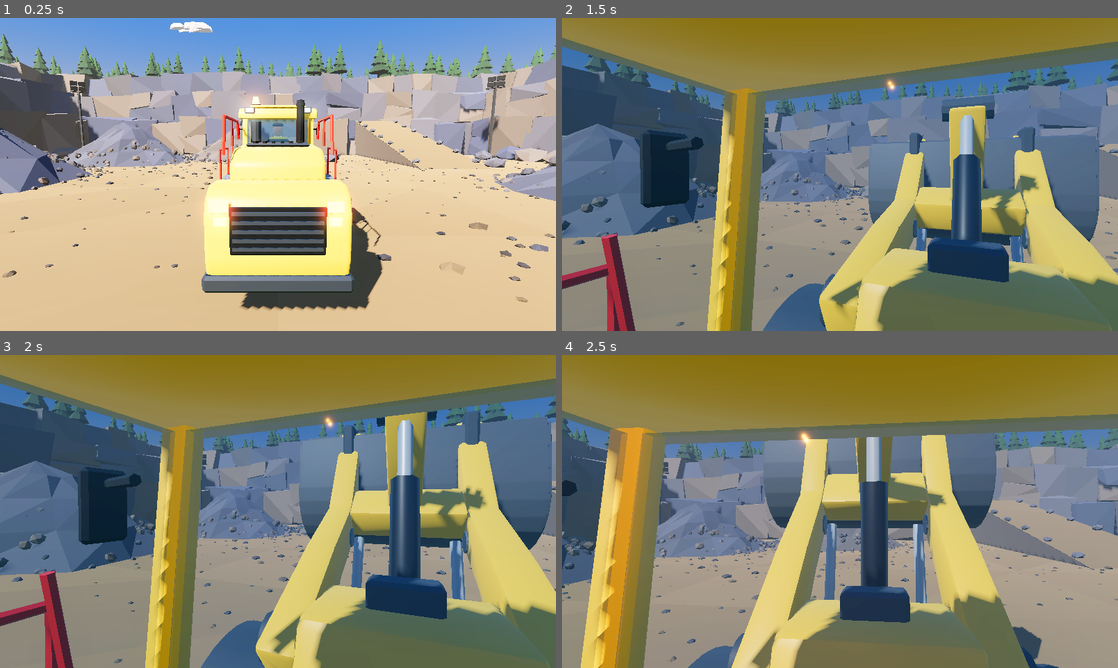
Above: before the commit, frames 1-4 (two rows, left to right).
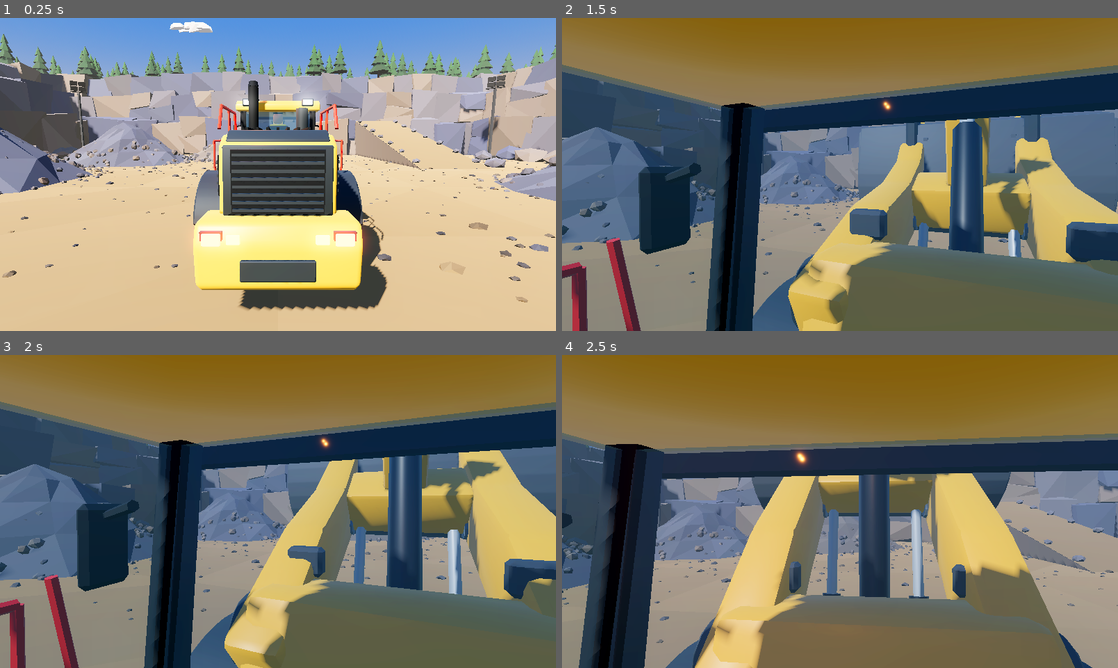
Above: after the commit, the same moments.

Repository: zooper/dirt-work
Game: Godot game, scene res://scenes/levels/quarry.tscn
The game is run twice, just before and just after one commit, with the same random seed, the same clock (stepped at 60 frames per second) and the same inputs.
Inputs (mouse positions are in pixels of both pictures, inside the frame that each line leads up to):
- Up to frame 1 (0.25 s): no input
- Up to frame 2 (1.5 s): tap Enter at 0.5 s; move the mouse to (867, 174) at 0.52 s; hold C (camera_switch) 0.53-1.28 s; hold J (lift_up) from 0.53 s (still down); move the mouse to (812, 174) at 1.27 s; tap Page Up (camera_zoom_in) at 1.35 s
- Up to frame 3 (2 s): keep holding J (lift_up)
- Up to frame 4 (2.5 s): keep holding J (lift_up); move the mouse to (851, 505) at 2.02 s; hold Page Down (camera_zoom_out) from 2.03 s (still down)

The runs differ from the first frame. In frame 1, 15% of the frame differs, in the area x 34-70%, y 20-94%; in frame 2, 44%; in frame 3, 45%, in the area x 0-100%, y 6-100%; in frame 4, 43%.

Commit message:
feat(vehicles): reshape DW-90 to concept proportions — 1.15 m wide earthmover tyres with chunky tread, deep-dish rims, single-beam boom with Z-bar, tall boxy hood, dark grille, heavy rear bumper, bigger bucket

Diff:
--- a/scenes/vehicles/wheel_loader.tscn
+++ b/scenes/vehicles/wheel_loader.tscn
@@ -65,9 +65,11 @@
 
 [node name="WheelLoader" type="CharacterBody3D"]
 script = ExtResource("1")
-wheel_radius = 1
-lift_min_deg = -22
+wheel_radius = 1.15
+lift_min_deg = -23
 lift_max_deg = 50
+hinge_to_front_axle = 1.75
+hinge_to_rear_axle = 1.75
 
 [node name="FrontShape" type="CollisionShape3D" parent="."]
 transform = Transform3D(1.000000, 0.000000, 0.000000, 0.000000, 1.000000, 0.000000, 0.000000, 0.000000, 1.000000, 0.000000, 0.700000, -1.500000)
@@ -86,45 +88,45 @@
 [node name="Model" parent="Chassis/FrontFrame" instance=ExtResource("10")]
 
 [node name="WheelFL" type="Node3D" parent="Chassis/FrontFrame"]
-transform = Transform3D(1.000000, 0.000000, 0.000000, 0.000000, 1.000000, 0.000000, 0.000000, 0.000000, 1.000000, -1.320000, 1.000000, -1.600000)
+transform = Transform3D(1.000000, 0.000000, 0.000000, 0.000000, 1.000000, 0.000000, 0.000000, 0.000000, 1.000000, -1.380000, 1.150000, -1.750000)
 
 [node name="Tire" parent="Chassis/FrontFrame/WheelFL" instance=ExtResource("14")]
 
 [node name="WheelFR" type="Node3D" parent="Chassis/FrontFrame"]
-transform = Transform3D(1.000000, 0.000000, 0.000000, 0.000000, 1.000000, 0.000000, 0.000000, 0.000000, 1.000000, 1.320000, 1.000000, -1.600000)
+transform = Transform3D(1.000000, 0.000000, 0.000000, 0.000000, 1.000000, 0.000000, 0.000000, 0.000000, 1.000000, 1.380000, 1.150000, -1.750000)
 
 [node name="Tire" parent="Chassis/FrontFrame/WheelFR" instance=ExtResource("14")]
 
 [node name="LiftRamBaseL" type="Marker3D" parent="Chassis/FrontFrame"]
-transform = Transform3D(1.000000, 0.000000, 0.000000, 0.000000, 1.000000, 0.000000, 0.000000, 0.000000, 1.000000, -0.520000, 1.300000, -1.750000)
+transform = Transform3D(1.000000, 0.000000, 0.000000, 0.000000, 1.000000, 0.000000, 0.000000, 0.000000, 1.000000, -0.500000, 1.450000, -1.950000)
 
 [node name="LiftRamBaseR" type="Marker3D" parent="Chassis/FrontFrame"]
-transform = Transform3D(1.000000, 0.000000, 0.000000, 0.000000, 1.000000, 0.000000, 0.000000, 0.000000, 1.000000, 0.520000, 1.300000, -1.750000)
+transform = Transform3D(1.000000, 0.000000, 0.000000, 0.000000, 1.000000, 0.000000, 0.000000, 0.000000, 1.000000, 0.500000, 1.450000, -1.950000)
 
 [node name="TiltRamBase" type="Marker3D" parent="Chassis/FrontFrame"]
-transform = Transform3D(1.000000, 0.000000, 0.000000, 0.000000, 1.000000, 0.000000, 0.000000, 0.000000, 1.000000, 0.000000, 2.850000, -1.350000)
+transform = Transform3D(1.000000, 0.000000, 0.000000, 0.000000, 1.000000, 0.000000, 0.000000, 0.000000, 1.000000, 0.000000, 3.200000, -1.150000)
 
 [node name="ArmPivot" type="Node3D" parent="Chassis/FrontFrame"]
-transform = Transform3D(1.000000, 0.000000, 0.000000, 0.000000, 1.000000, 0.000000, 0.000000, 0.000000, 1.000000, 0.000000, 2.550000, -0.850000)
+transform = Transform3D(1.000000, 0.000000, 0.000000, 0.000000, 1.000000, 0.000000, 0.000000, 0.000000, 1.000000, 0.000000, 2.950000, -0.700000)
 
 [node name="Model" parent="Chassis/FrontFrame/ArmPivot" instance=ExtResource("12")]
 
 [node name="LiftRamEndL" type="Marker3D" parent="Chassis/FrontFrame/ArmPivot"]
-transform = Transform3D(1.000000, 0.000000, 0.000000, 0.000000, 1.000000, 0.000000, 0.000000, 0.000000, 1.000000, -0.520000, -0.480000, -1.700000)
+transform = Transform3D(1.000000, 0.000000, 0.000000, 0.000000, 1.000000, 0.000000, 0.000000, 0.000000, 1.000000, -0.500000, -0.620000, -1.900000)
 
 [node name="LiftRamEndR" type="Marker3D" parent="Chassis/FrontFrame/ArmPivot"]
-transform = Transform3D(1.000000, 0.000000, 0.000000, 0.000000, 1.000000, 0.000000, 0.000000, 0.000000, 1.000000, 0.520000, -0.480000, -1.700000)
+transform = Transform3D(1.000000, 0.000000, 0.000000, 0.000000, 1.000000, 0.000000, 0.000000, 0.000000, 1.000000, 0.500000, -0.620000, -1.900000)
 
 [node name="TiltLeverTop" type="Marker3D" parent="Chassis/FrontFrame/ArmPivot"]
-transform = Transform3D(1.000000, 0.000000, 0.000000, 0.000000, 1.000000, 0.000000, 0.000000, 0.000000, 1.000000, 0.000000, 1.000000, -1.900000)
+transform = Transform3D(1.000000, 0.000000, 0.000000, 0.000000, 1.000000, 0.000000, 0.000000, 0.000000, 1.000000, 0.000000, 1.200000, -2.050000)
 
 [node name="BucketPivot" type="Node3D" parent="Chassis/FrontFrame/ArmPivot"]
-transform = Transform3D(1.000000, 0.000000, 0.000000, 0.000000, 1.000000, 0.000000, 0.000000, 0.000000, 1.000000, 0.000000, 0.000000, -3.200000)
+transform = Transform3D(1.000000, 0.000000, 0.000000, 0.000000, 1.000000, 0.000000, 0.000000, 0.000000, 1.000000, 0.000000, 0.000000, -3.450000)
 
 [node name="Model" parent="Chassis/FrontFrame/ArmPivot/BucketPivot" instance=ExtResource("13")]
 
 [node name="Tip" type="Marker3D" parent="Chassis/FrontFrame/ArmPivot/BucketPivot"]
-transform = Transform3D(1.000000, 0.000000, 0.000000, 0.000000, 1.000000, 0.000000, 0.000000, 0.000000, 1.000000, 0.000000, -1.430000, -1.950000)
+transform = Transform3D(1.000000, 0.000000, 0.000000, 0.000000, 1.000000, 0.000000, 0.000000, 0.000000, 1.000000, 0.000000, -1.580000, -2.200000)
 
 [node name="LiftRamL" type="Node3D" parent="Chassis/FrontFrame"]
 script = ExtResource("4")
@@ -146,35 +148,35 @@
 [node name="Model" parent="Chassis/RearPivot" instance=ExtResource("11")]
 
 [node name="WheelRL" type="Node3D" parent="Chassis/RearPivot"]
-transform = Transform3D(1.000000, 0.000000, 0.000000, 0.000000, 1.000000, 0.000000, 0.000000, 0.000000, 1.000000, -1.320000, 1.000000, 1.600000)
+transform = Transform3D(1.000000, 0.000000, 0.000000, 0.000000, 1.000000, 0.000000, 0.000000, 0.000000, 1.000000, -1.380000, 1.150000, 1.750000)
 
 [node name="Tire" parent="Chassis/RearPivot/WheelRL" instance=ExtResource("14")]
 
 [node name="WheelRR" type="Node3D" parent="Chassis/RearPivot"]
-transform = Transform3D(1.000000, 0.000000, 0.000000, 0.000000, 1.000000, 0.000000, 0.000000, 0.000000, 1.000000, 1.320000, 1.000000, 1.600000)
+transform = Transform3D(1.000000, 0.000000, 0.000000, 0.000000, 1.000000, 0.000000, 0.000000, 0.000000, 1.000000, 1.380000, 1.150000, 1.750000)
 
 [node name="Tire" parent="Chassis/RearPivot/WheelRR" instance=ExtResource("14")]
 
 [node name="Cab" type="Node3D" parent="Chassis/RearPivot"]
-transform = Transform3D(1.000000, 0.000000, 0.000000, 0.000000, 1.000000, 0.000000, 0.000000, 0.000000, 1.000000, 0.000000, 0.000000, 1.150000)
+transform = Transform3D(1.000000, 0.000000, 0.000000, 0.000000, 1.000000, 0.000000, 0.000000, 0.000000, 1.000000, 0.000000, 0.000000, 1.100000)
 
 [node name="Beacon" type="Node3D" parent="Chassis/RearPivot/Cab"]
-transform = Transform3D(1.000000, 0.000000, 0.000000, 0.000000, 1.000000, 0.000000, 0.000000, 0.000000, 1.000000, -0.600000, 4.330000, 0.500000)
+transform = Transform3D(1.000000, 0.000000, 0.000000, 0.000000, 1.000000, 0.000000, 0.000000, 0.000000, 1.000000, -0.650000, 4.460000, 0.500000)
 script = ExtResource("5")
 
 [node name="ModelLeft" type="Label3D" parent="Chassis/RearPivot"]
-transform = Transform3D(0.000000, 0.000000, -1.000000, 0.000000, 1.000000, 0.000000, 1.000000, 0.000000, 0.000000, -1.270000, 1.950000, 4.450000)
+transform = Transform3D(0.000000, 0.000000, -1.000000, 0.000000, 1.000000, 0.000000, 1.000000, 0.000000, 0.000000, -1.075000, 3.000000, 2.950000)
 text = "DW-90"
-font_size = 72
+font_size = 110
 pixel_size = 0.005
 modulate = Color(0.06, 0.06, 0.07, 1)
 outline_size = 0
 double_sided = false
 
 [node name="ModelRight" type="Label3D" parent="Chassis/RearPivot"]
-transform = Transform3D(0.000000, 0.000000, 1.000000, 0.000000, 1.000000, 0.000000, -1.000000, 0.000000, 0.000000, 1.270000, 1.950000, 4.450000)
+transform = Transform3D(0.000000, 0.000000, 1.000000, 0.000000, 1.000000, 0.000000, -1.000000, 0.000000, 0.000000, 1.075000, 3.000000, 2.950000)
 text = "DW-90"
-font_size = 72
+font_size = 110
 pixel_size = 0.005
 modulate = Color(0.06, 0.06, 0.07, 1)
 outline_size = 0
--- a/scripts/core/follow_camera.gd
+++ b/scripts/core/follow_camera.gd
@@ -12,7 +12,7 @@
 
 @export var target_path: NodePath
 @export var cab_path: NodePath = ^"../WheelLoader/Chassis/RearPivot/Cab"
-@export var cab_eye := Vector3(0.0, 3.6, 0.02)  ## just in front of the operator's head
+@export var cab_eye := Vector3(0.0, 3.85, 0.0)  ## just in front of the operator's head
 @export var distance := 11.0
 @export var min_distance := 6.0
 @export var max_distance := 24.0
Binary file changed: assets/models/wheel_loader/arm.glb
Binary file changed: assets/models/wheel_loader/bucket.glb
Binary file changed: assets/models/wheel_loader/front.glb
Binary file changed: assets/models/wheel_loader/rear.glb
Binary file changed: assets/models/wheel_loader/wheel.glb
